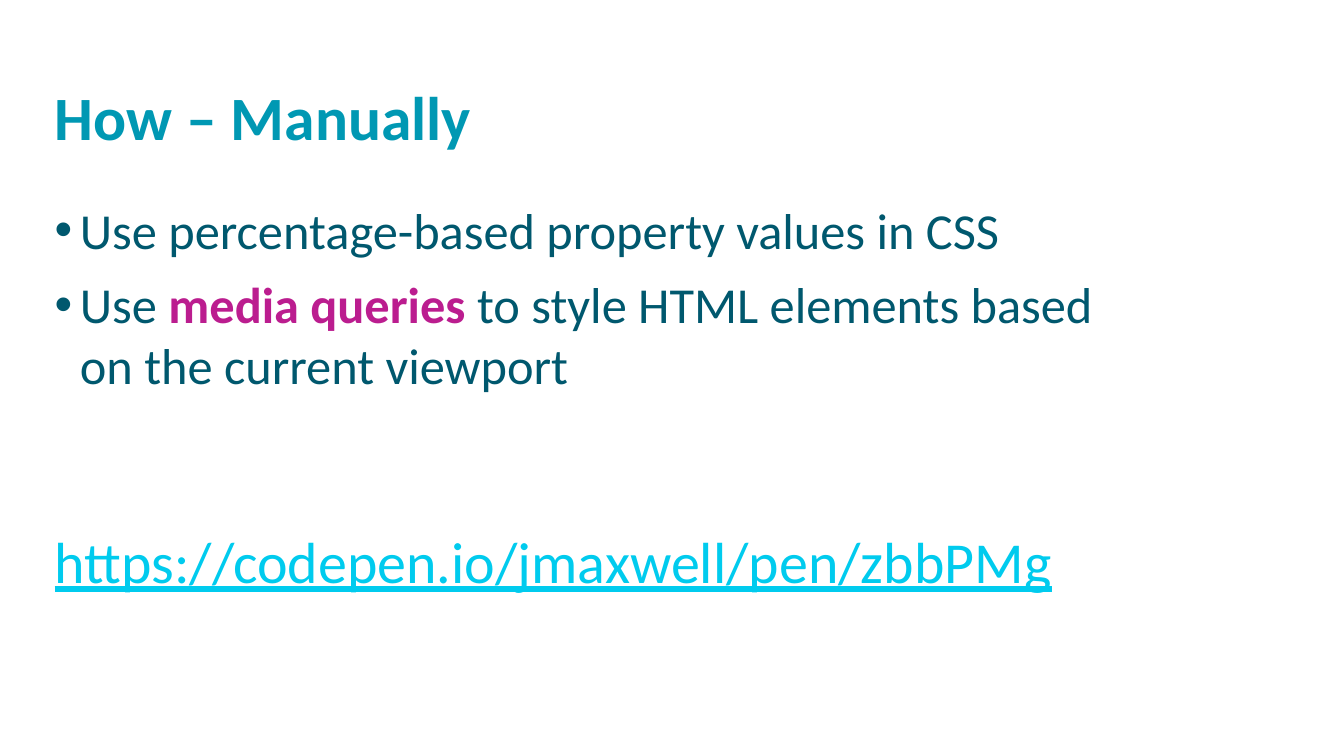
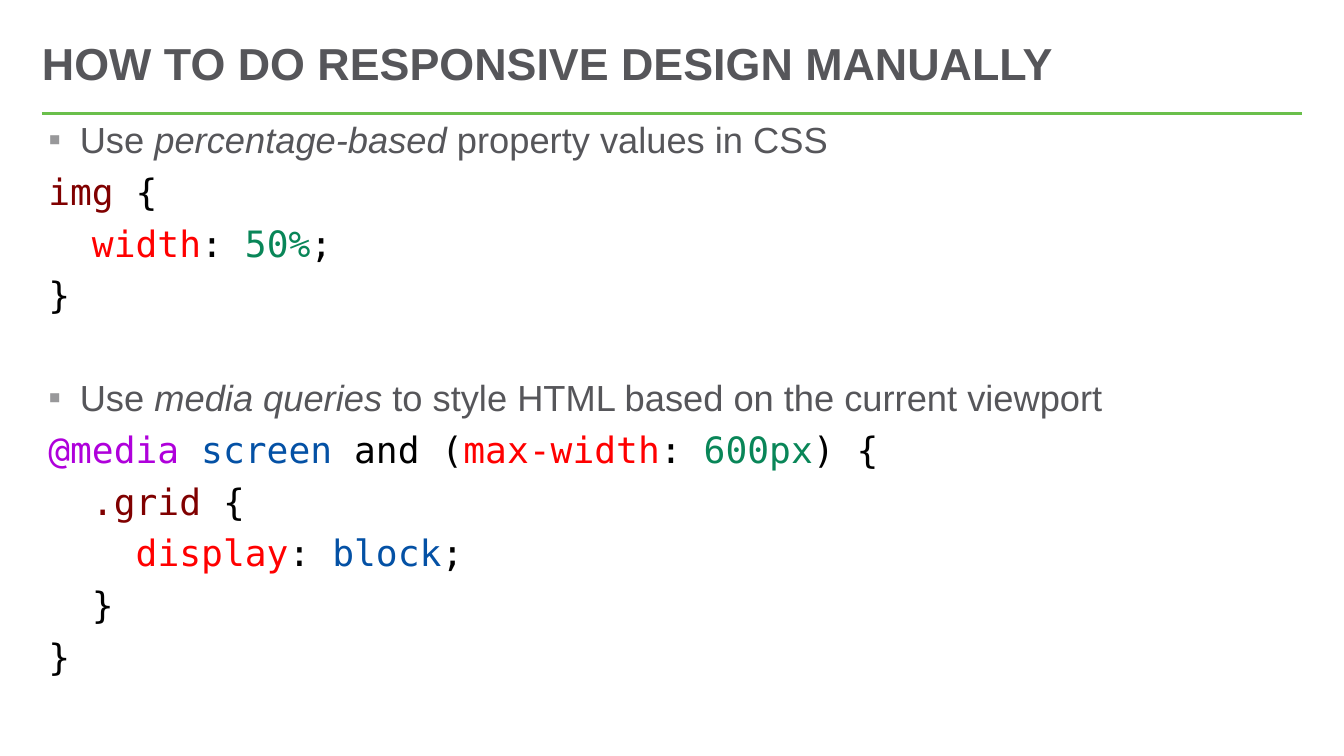
Before and after one commit to hytechclub/web-101, a slide deck: slide 4 of Week08/ResponsiveDesign.pptx. Drawn at 1344x756 pixels with LibreOffice and Linux fonts; fonts in the diff are those of the drawing; background and template pictures are left out. Boxes give left, top, right and bottom in pixels: in the first picture for what was removed or moved away, otherwise in the second. Text is boxed around its words. In the diff, an @@ line names an element or a change of style, - is before the commit and + after.

```diff
--- a/Week08/ResponsiveDesign.pptx
+++ b/Week08/ResponsiveDesign.pptx
@@ title added at bbox=[42, 48, 1052, 81], 32 pt, text #56565A, bold @@
+HOW TO DO RESPONSIVE DESIGN MANUALLY
@@ line added from (42, 113) to (1303, 113), #54C8E8 2.25 pt @@
@@ text removed at bbox=[55, 96, 471, 150] @@
-How – Manually
@@ text "Use percentage-based property values in ...": place and size @@
-text "Use percentage-based property values in ..." at bbox=[55, 214, 1093, 593]
+text "Use percentage-based property values in ..." at bbox=[48, 126, 1102, 574]
@@ text at bbox=[80, 126, 828, 160]: size 36 to 25.9 pt, font Calibri to Arial, text colour #00586E to #56565A in "Use percentage-based property values in CSS"; italic on in "percentage-based"; bullet • to ▪; line spacing 1 to 0.8; more space between paragraphs @@
@@ text at bbox=[48, 177, 1102, 574]: text changed; size 36 to 25.9 pt; font Calibri to DejaVu Sans Mono; text colour #00586E to #56565A @@
-• Use media queries to style HTML elements based on the current viewport
-https://codepen.io/jmaxwell/pen/zbbPMg
+img {
+width: 50%;
+}
+▪ Use media queries to style HTML based on the current viewport
+@media screen and (max-width: 600px) {
+.grid {
+display: block;
+}
+}
```
Also in this commit, not shown: 10 other slides changed, 2 other files.
